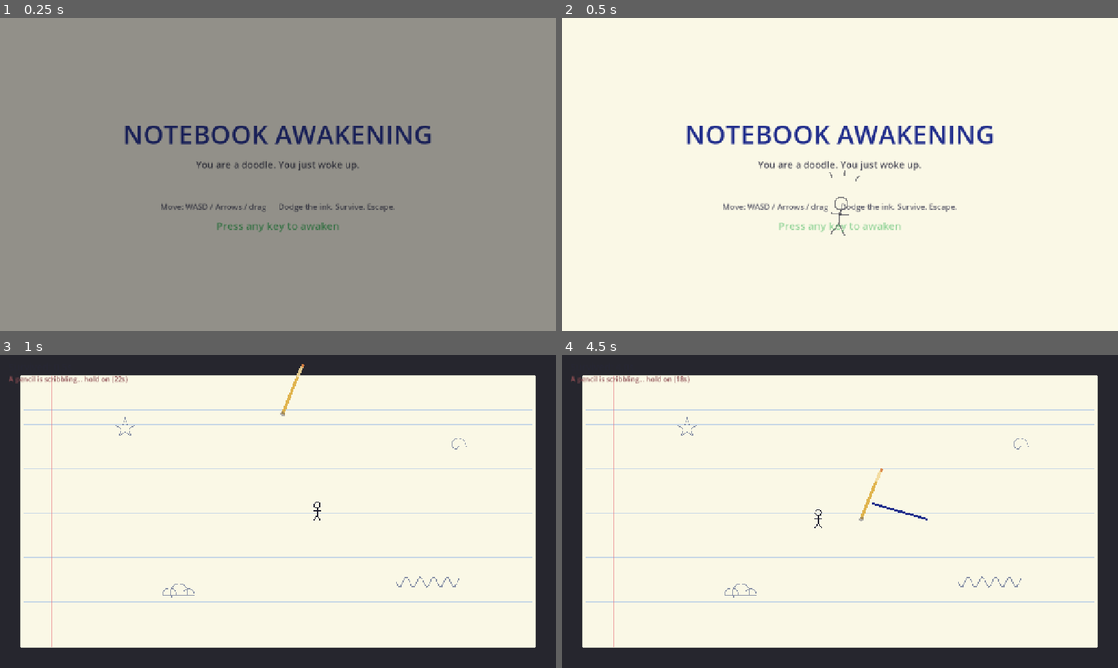
Above: before the commit, frames 1-4 (two rows, left to right).
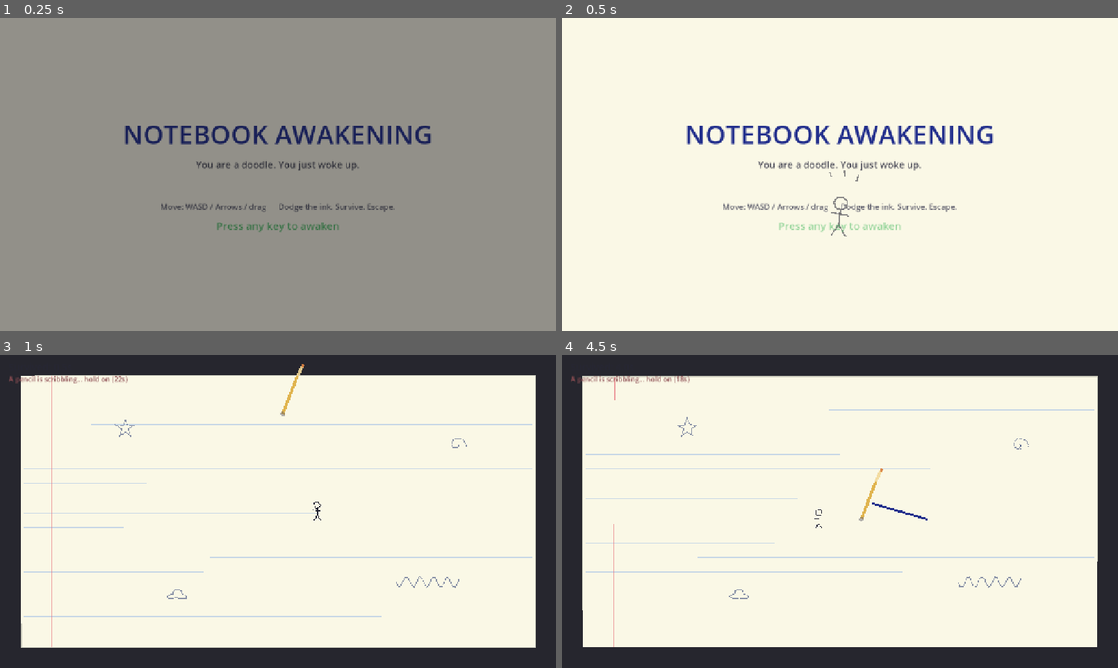
Above: after the commit, the same moments.

Repository: shiarauzo/Shebuiltthis-gamejam
Game: Godot game, scene res://scenes/title.tscn
Same seed, same stepped clock (60 frames per second), same inputs: the game is played once before the commit and once after it.
Inputs (mouse positions are in pixels of both pictures, inside the frame that each line leads up to):
- Up to frame 1 (0.25 s): no input
- Up to frame 2 (0.5 s): no input
- Up to frame 3 (1 s): tap Enter at 0.5 s; move the mouse to (400, 495) at 0.52 s; hold D from 0.53 s (still down); click (400, 495) at 0.67 s
- Up to frame 4 (4.5 s): release D at 1.25 s; drag from (728, 527) to (812, 574) at 1.27 s; move the mouse to (895, 442) at 2.02 s; hold D 2.03-2.75 s; drag from (812, 574) to (673, 464) at 2.77 s; move the mouse to (1006, 558) at 3.52 s; hold A 3.53-4.25 s; drag from (673, 464) to (901, 511) at 4.27 s

Frame 1 is identical in both runs. In frame 2, less than 0.1% of the frame differs, in the area x 48-54%, y 48-70%; in frame 3, 1.9%; in frame 4, 3.1%, in the area x 3-97%, y 6-94%.

Commit message:
Add line boil to all procedural art (iteration 3)
Every _draw() vertex routes through Game.boil_jitter and re-rolls ~11x/sec, so
the whole game wobbles like a living doodle (player, notebook page + ruled
lines + doodles, pencil, eraser, title). The signature 'hand-drawn that woke
up' look — the strongest play for the 'Most Interesting Art Style' prize.

- Boil engine in the Game autoload (boil_seed + boil_tick signal + boil_jitter)
- Gated behind Game.reduce_motion (sets up the accessibility toggle)
- Adds IMPROVEMENTS.md (researched, ranked, code-only backlog)
21/21 unit; verified rendering in Chrome.

Diff:
--- a/scripts/eraser.gd
+++ b/scripts/eraser.gd
@@ -13,6 +13,7 @@
 var _armed := false
 
 func _ready() -> void:
+	Game.boil_tick.connect(queue_redraw)
 	z_index = 6
 	monitoring = true
 	collision_layer = 0
@@ -67,8 +68,12 @@
 		caught_player.emit()
 
 func _draw() -> void:
-	# Pink eraser body with a darker felt base + scribbly outline.
+	# Pink eraser body with a darker felt base + boiled scribbly outline.
 	draw_rect(Rect2(-25, -33, 50, 66), Color(0.95, 0.55, 0.66), true)
 	draw_rect(Rect2(-25, 16, 50, 17), Color(0.56, 0.40, 0.76), true)
-	draw_rect(Rect2(-25, -33, 50, 66), Color(0.30, 0.18, 0.30), false)
-	draw_line(Vector2(-25, -18), Vector2(25, -18), Color(0.85, 0.45, 0.56), 1.5)
+	var o := PackedVector2Array([
+		Game.boil_jitter(Vector2(-25, -33)), Game.boil_jitter(Vector2(25, -33)),
+		Game.boil_jitter(Vector2(25, 33)), Game.boil_jitter(Vector2(-25, 33)),
+		Game.boil_jitter(Vector2(-25, -33))])
+	draw_polyline(o, Color(0.30, 0.18, 0.30), 1.8)
+	draw_line(Game.boil_jitter(Vector2(-25, -18)), Game.boil_jitter(Vector2(25, -18)), Color(0.85, 0.45, 0.56), 1.5)
--- a/scripts/game_state.gd
+++ b/scripts/game_state.gd
@@ -11,6 +11,38 @@
 ## Used only by the headless test harness; always false in normal play.
 var testing: bool = false
 
+## Accessibility: when true, disables line-boil jitter (and, elsewhere, shake).
+var reduce_motion: bool = false
+
+# --- Line boil -------------------------------------------------------------
+# Every procedural _draw() routes its vertices through boil_jitter(), and
+# re-rolls the offset a few times a second, so all the hand-drawn art "boils"
+# like a living doodle. Visual nodes connect to `boil_tick` to redraw in step.
+signal boil_tick
+
+var boil_seed: int = 0
+var _boil_t: float = 0.0
+const BOIL_INTERVAL := 0.085
+
+func _process(delta: float) -> void:
+	if reduce_motion:
+		return
+	_boil_t += delta
+	if _boil_t >= BOIL_INTERVAL:
+		_boil_t = 0.0
+		boil_seed += 1
+		boil_tick.emit()
+
+## Deterministic hand-drawn wobble for a single vertex (stable within a boil tick).
+func boil_jitter(p: Vector2, amp: float = 1.6) -> Vector2:
+	if reduce_motion:
+		return p
+	return p + Vector2(_bn(p.x, p.y, boil_seed), _bn(p.y, p.x, boil_seed + 7)) * amp
+
+func _bn(a: float, b: float, c: int) -> float:
+	var s: float = sin(a * 12.9898 + b * 78.233 + float(c) * 37.719) * 43758.5453
+	return (s - floor(s)) * 2.0 - 1.0
+
 ## Web-only: publish a live state snapshot to `window.__AWAKE` so browser-based
 ## e2e tests can assert real outcomes. No-op on native/headless.
 func web_report(state: Dictionary) -> void:
--- a/scripts/notebook.gd
+++ b/scripts/notebook.gd
@@ -1,30 +1,40 @@
 extends Node2D
 class_name Notebook
 ## Placeholder notebook page drawn procedurally (paper, ruled lines, margin,
-## a few static doodles). Replace with hand-drawn art later if desired.
+## a few static doodles). Every stroke "boils" via Game.boil_jitter so the whole
+## page wobbles like a living doodle. Replace with hand-drawn art later if desired.
+
+func _ready() -> void:
+	Game.boil_tick.connect(queue_redraw)
+
+func _j(p: Vector2, amp := 1.3) -> Vector2:
+	return Game.boil_jitter(p, amp)
 
 func _draw() -> void:
 	var r: Rect2 = Game.sheet_rect
 
-	# Paper
+	# Paper (solid fill stays stable so text/UI read cleanly).
 	draw_rect(r, Color(0.98, 0.97, 0.90), true)
 
-	# Ruled horizontal lines
+	# Ruled horizontal lines (gently boiled).
 	var y := r.position.y + 44.0
 	while y < r.position.y + r.size.y - 8.0:
-		draw_line(Vector2(r.position.x + 6, y), Vector2(r.position.x + r.size.x - 6, y),
+		draw_line(_j(Vector2(r.position.x + 6, y), 1.0), _j(Vector2(r.position.x + r.size.x - 6, y), 1.0),
 			Color(0.62, 0.74, 0.90, 0.55), 1.0)
 		y += 34.0
 
-	# Red margin line
+	# Red margin line.
 	var mx := r.position.x + 72.0
-	draw_line(Vector2(mx, r.position.y), Vector2(mx, r.position.y + r.size.y),
+	draw_line(_j(Vector2(mx, r.position.y)), _j(Vector2(mx, r.position.y + r.size.y)),
 		Color(0.90, 0.42, 0.46, 0.65), 2.0)
 
-	# Page border
-	draw_rect(r, Color(0.80, 0.80, 0.74), false)
+	# Page border as a boiled rectangle outline.
+	var border := PackedVector2Array([
+		_j(r.position), _j(r.position + Vector2(r.size.x, 0)),
+		_j(r.position + r.size), _j(r.position + Vector2(0, r.size.y)), _j(r.position)])
+	draw_polyline(border, Color(0.80, 0.80, 0.74), 1.5)
 
-	# Static decorative doodles (ambiance / obstacles, non-interactive)
+	# Static decorative doodles (ambiance / obstacles, non-interactive).
 	var d := Color(0.35, 0.4, 0.55, 0.7)
 	_doodle_star(Vector2(r.position.x + 240, r.position.y + 120), d)
 	_doodle_spiral(Vector2(r.position.x + r.size.x - 180, r.position.y + 160), d)
@@ -36,25 +46,28 @@
 	for i in range(11):
 		var ang := -PI / 2.0 + i * PI * 2.0 / 10.0
 		var rad := 22.0 if i % 2 == 0 else 9.0
-		pts.append(c + Vector2(cos(ang), sin(ang)) * rad)
+		pts.append(_j(c + Vector2(cos(ang), sin(ang)) * rad))
 	draw_polyline(pts, col, 2.0)
 
 func _doodle_spiral(c: Vector2, col: Color) -> void:
 	var pts: PackedVector2Array = []
 	for i in range(40):
 		var t := i / 6.0
-		pts.append(c + Vector2(cos(t), sin(t)) * (2.0 + t * 3.0))
+		pts.append(_j(c + Vector2(cos(t), sin(t)) * (2.0 + t * 3.0)))
 	draw_polyline(pts, col, 2.0)
 
 func _doodle_cloud(c: Vector2, col: Color) -> void:
-	draw_arc(c + Vector2(-18, 0), 16, PI, TAU, 16, col, 2.0)
-	draw_arc(c + Vector2(4, -6), 20, PI * 0.8, TAU + 0.3, 18, col, 2.0)
-	draw_arc(c + Vector2(26, 0), 14, PI * 1.2, TAU + 0.2, 14, col, 2.0)
-	draw_line(c + Vector2(-34, 0), c + Vector2(40, 0), col, 2.0)
+	var pts: PackedVector2Array = []
+	for i in range(25):
+		var t := i / 24.0 * TAU
+		var rad := 18.0 + 6.0 * sin(t * 3.0)
+		pts.append(_j(c + Vector2(cos(t) * rad, sin(t) * rad * 0.55)))
+	pts.append(pts[0])
+	draw_polyline(pts, col, 2.0)
 
 func _doodle_squiggle(c: Vector2, col: Color) -> void:
 	var pts: PackedVector2Array = []
 	for i in range(30):
 		var x := i * 5.0
-		pts.append(c + Vector2(x, sin(x * 0.2) * 12.0))
+		pts.append(_j(c + Vector2(x, sin(x * 0.2) * 12.0)))
 	draw_polyline(pts, col, 2.0)
--- a/scripts/pencil.gd
+++ b/scripts/pencil.gd
@@ -76,15 +76,15 @@
 
 func _draw() -> void:
 	# Pencil hovering above the page (a yellow shaft + tip), drawn from the marker.
-	draw_line(Vector2.ZERO, Vector2(34, -86), Color(0.86, 0.66, 0.20, 0.85), 7.0)
-	draw_line(Vector2(34, -86), Vector2(46, -112), Color(0.95, 0.85, 0.6, 0.9), 7.0)
+	draw_line(Game.boil_jitter(Vector2.ZERO), Game.boil_jitter(Vector2(34, -86)), Color(0.86, 0.66, 0.20, 0.85), 7.0)
+	draw_line(Game.boil_jitter(Vector2(34, -86)), Game.boil_jitter(Vector2(46, -112)), Color(0.95, 0.85, 0.6, 0.9), 7.0)
 	draw_circle(Vector2(46, -112), 4.0, Color(0.85, 0.5, 0.25, 0.9))
 
 	if _state == "commit":
 		# Telegraph: faint pulsing preview of the exact stroke that will be inked.
 		var half := Vector2(cos(_stroke_angle), sin(_stroke_angle)) * (STROKE_LEN * 0.5)
 		var pulse := 0.5 + 0.5 * sin(_t * 18.0)
-		draw_line(-half, half, Color(0.55, 0.55, 0.6, 0.30 + 0.45 * pulse), 3.0)
+		draw_line(Game.boil_jitter(-half), Game.boil_jitter(half), Color(0.55, 0.55, 0.6, 0.30 + 0.45 * pulse), 3.0)
 		draw_circle(Vector2.ZERO, 5.0, Color(0.85, 0.12, 0.12, 0.85))
 	else:
 		draw_circle(Vector2.ZERO, 5.0, Color(0.35, 0.35, 0.4, 0.45))
--- a/scripts/player.gd
+++ b/scripts/player.gd
@@ -22,6 +22,7 @@
 
 func _ready() -> void:
 	add_to_group("player")
+	Game.boil_tick.connect(queue_redraw)
 	z_index = 5
 	collision_layer = 1
 	collision_mask = 0
@@ -112,8 +113,13 @@
 
 func _draw() -> void:
 	var col := Color(0.12, 0.12, 0.18)
-	draw_arc(Vector2(0, -14), 7.0, 0, TAU, 24, col, 2.0)   # head
-	draw_line(Vector2(0, -7), Vector2(0, 10), col, 2.0)    # body
-	draw_line(Vector2(-9, -1), Vector2(9, -1), col, 2.0)   # arms
-	draw_line(Vector2(0, 10), Vector2(-8, 22), col, 2.0)   # left leg
-	draw_line(Vector2(0, 10), Vector2(8, 22), col, 2.0)    # right leg
+	# Head as a boiled ring (hand-drawn wobble).
+	var head := PackedVector2Array()
+	for i in range(11):
+		var a := i * TAU / 10.0
+		head.append(Game.boil_jitter(Vector2(0, -14) + Vector2(cos(a), sin(a)) * 7.0))
+	draw_polyline(head, col, 2.0)
+	draw_line(Game.boil_jitter(Vector2(0, -7)), Game.boil_jitter(Vector2(0, 10)), col, 2.0)    # body
+	draw_line(Game.boil_jitter(Vector2(-9, -1)), Game.boil_jitter(Vector2(9, -1)), col, 2.0)   # arms
+	draw_line(Game.boil_jitter(Vector2(0, 10)), Game.boil_jitter(Vector2(-8, 22)), col, 2.0)   # left leg
+	draw_line(Game.boil_jitter(Vector2(0, 10)), Game.boil_jitter(Vector2(8, 22)), col, 2.0)    # right leg
--- a/scripts/title.gd
+++ b/scripts/title.gd
@@ -88,15 +88,22 @@
 
 
 class _TitleDoodle extends Node2D:
+	func _ready() -> void:
+		Game.boil_tick.connect(queue_redraw)
+
 	func _draw() -> void:
 		var col := Color(0.12, 0.12, 0.18, 0.5)
-		draw_arc(Vector2(0, -14), 9.0, 0, TAU, 24, col, 2.0)
-		draw_line(Vector2(0, -5), Vector2(0, 14), col, 2.0)
-		draw_line(Vector2(-12, 1), Vector2(12, 1), col, 2.0)
-		draw_line(Vector2(0, 14), Vector2(-10, 30), col, 2.0)
-		draw_line(Vector2(0, 14), Vector2(10, 30), col, 2.0)
+		var head := PackedVector2Array()
+		for i in range(11):
+			var a := i * TAU / 10.0
+			head.append(Game.boil_jitter(Vector2(0, -14) + Vector2(cos(a), sin(a)) * 9.0))
+		draw_polyline(head, col, 2.0)
+		draw_line(Game.boil_jitter(Vector2(0, -5)), Game.boil_jitter(Vector2(0, 14)), col, 2.0)
+		draw_line(Game.boil_jitter(Vector2(-12, 1)), Game.boil_jitter(Vector2(12, 1)), col, 2.0)
+		draw_line(Game.boil_jitter(Vector2(0, 14)), Game.boil_jitter(Vector2(-10, 30)), col, 2.0)
+		draw_line(Game.boil_jitter(Vector2(0, 14)), Game.boil_jitter(Vector2(10, 30)), col, 2.0)
 		# little "awakening" sparks
 		for i in range(3):
 			var a := -PI / 2.0 + (i - 1) * 0.5
 			var p := Vector2(cos(a), sin(a)) * 34.0 + Vector2(0, -18)
-			draw_line(p, p + Vector2(cos(a), sin(a)) * 8.0, col, 2.0)
+			draw_line(Game.boil_jitter(p), Game.boil_jitter(p + Vector2(cos(a), sin(a)) * 8.0), col, 2.0)
Not shown, added: IMPROVEMENTS.md
